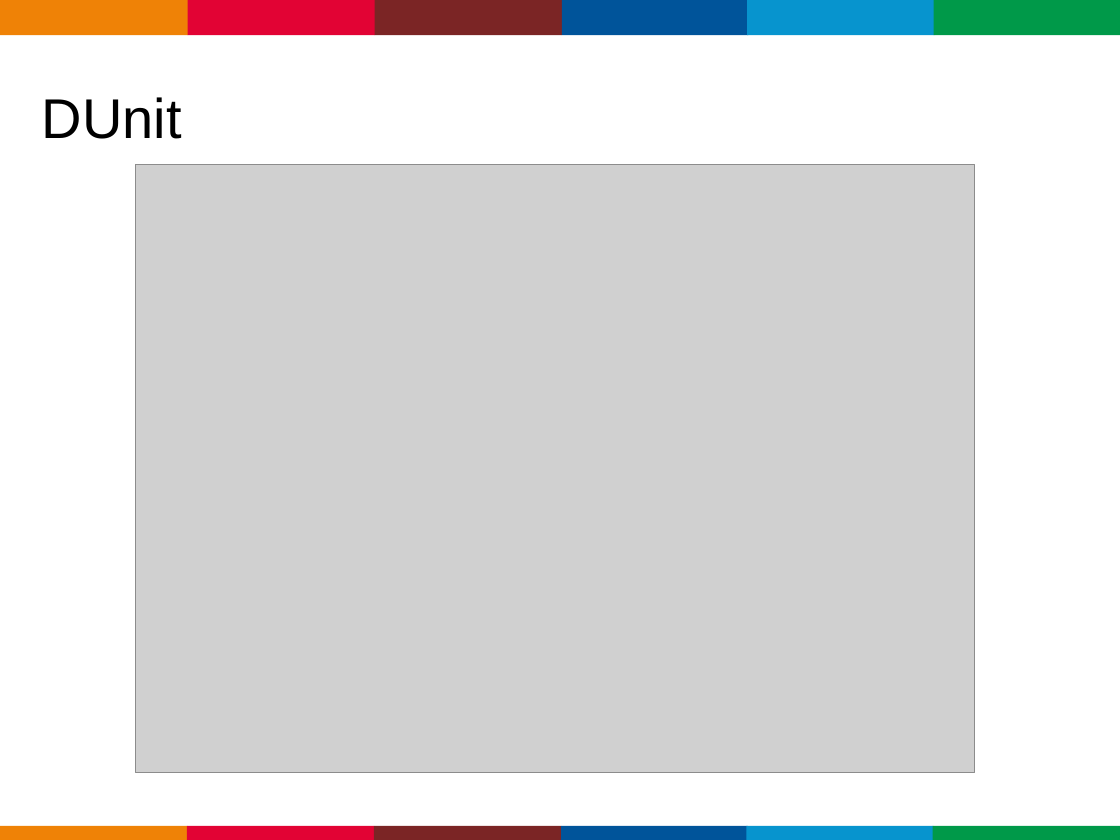
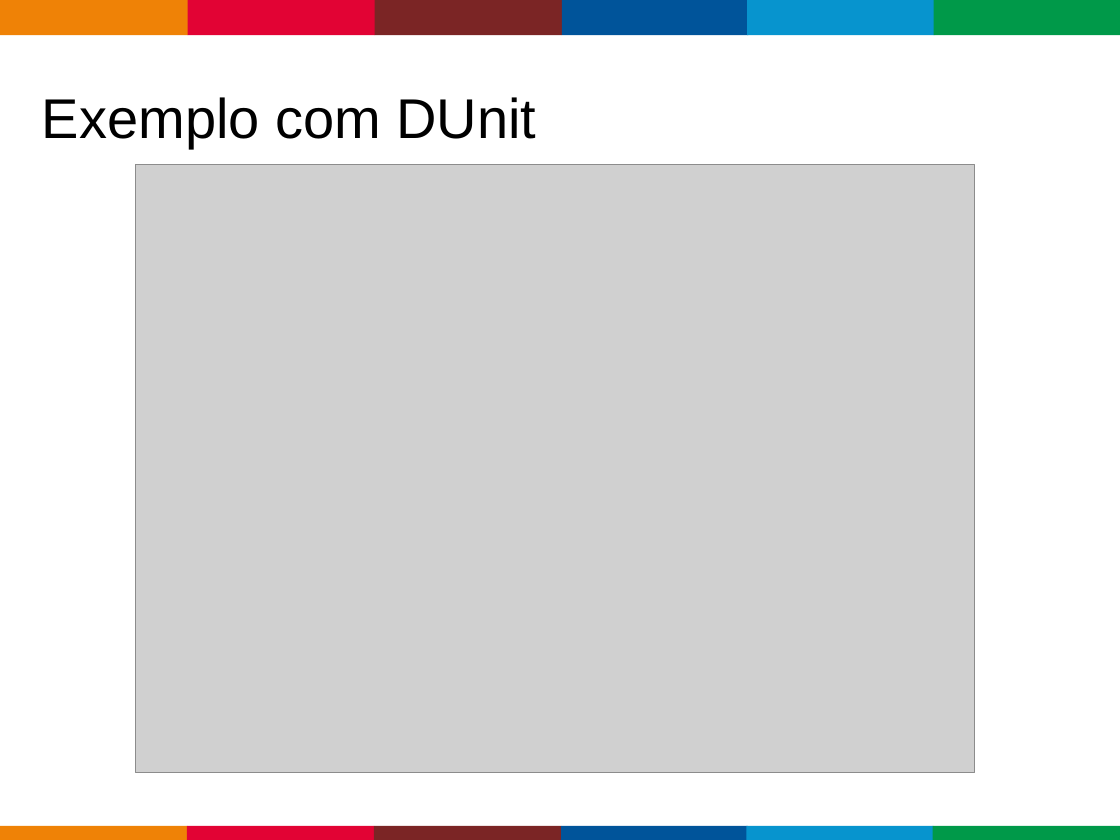
Before and after one commit to bravesoftdz/tdc-2017, a slide deck: slide 14 of Apresentação/Unittest.ppt. Drawn at 1120x840 pixels with LibreOffice and Linux fonts; fonts in the diff are those of the drawing; grey boxes stand for pictures; background and template pictures are left out. Boxes give left, top, right and bottom in pixels: in the first picture for what was removed or moved away, otherwise in the second. Text is boxed around its words. In the diff, an @@ line names an element or a change of style, - is before the commit and + after.

```diff
--- a/Apresentação/Unittest.ppt
+++ b/Apresentação/Unittest.ppt
@@ title at [42,97,537,148]: text changed @@
-DUnit
+Exemplo com DUnit
```
Also in this commit, not shown: 1 other slide changed.
